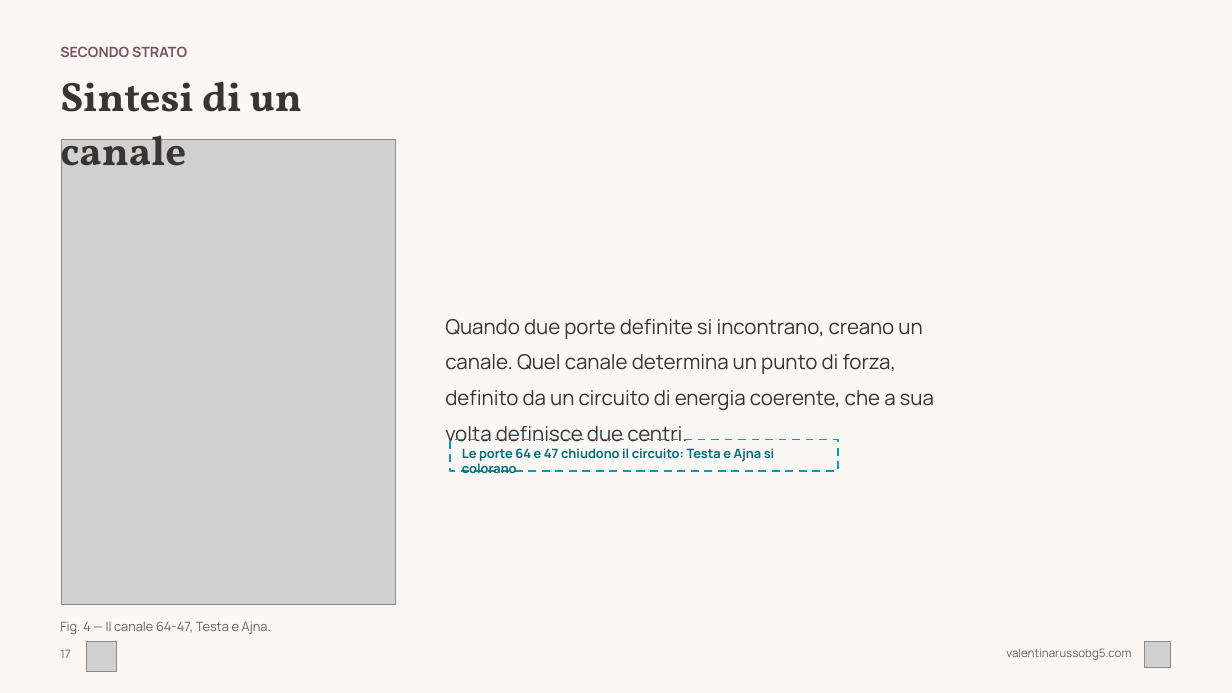
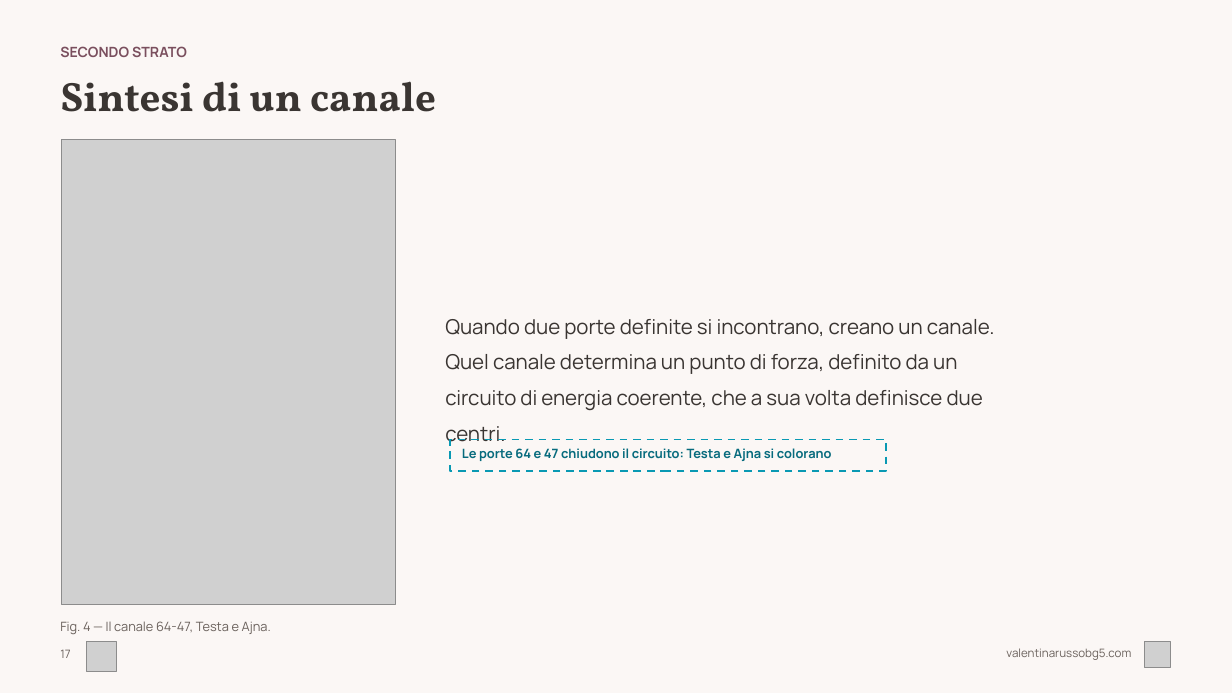
Before and after one commit to valentina-russo/valentinarusso-site, a slide deck: slide 17 of grav-site/root/kit-corso/corso-base-hd.pptx. Drawn at 1232x693 pixels with LibreOffice and Linux fonts; fonts in the diff are those of the drawing; grey boxes stand for pictures. Boxes give left, top, right and bottom in pixels: in the first picture for what was removed or moved away, otherwise in the second. Text is boxed around its words. In the diff, an @@ line names an element or a change of style, - is before the commit and + after.

```diff
--- a/grav-site/root/kit-corso/corso-base-hd.pptx
+++ b/grav-site/root/kit-corso/corso-base-hd.pptx
@@ text "Sintesi di un canale" rewrapped from (x1=60, y1=81, x2=302, y2=184) to (x1=60, y1=81, x2=436, y2=112) @@
@@ text "Quando due porte definite si ..." rewrapped from (x1=445, y1=319, x2=934, y2=447) to (x1=445, y1=319, x2=995, y2=410) @@
@@ rectangle "Le porte 64 e 47 ..." resized from (x1=450, y1=440, x2=837, y2=471) to (x1=450, y1=440, x2=885, y2=471) @@
```
Also in this commit, not shown: 29 other slides changed, 1 other file.
